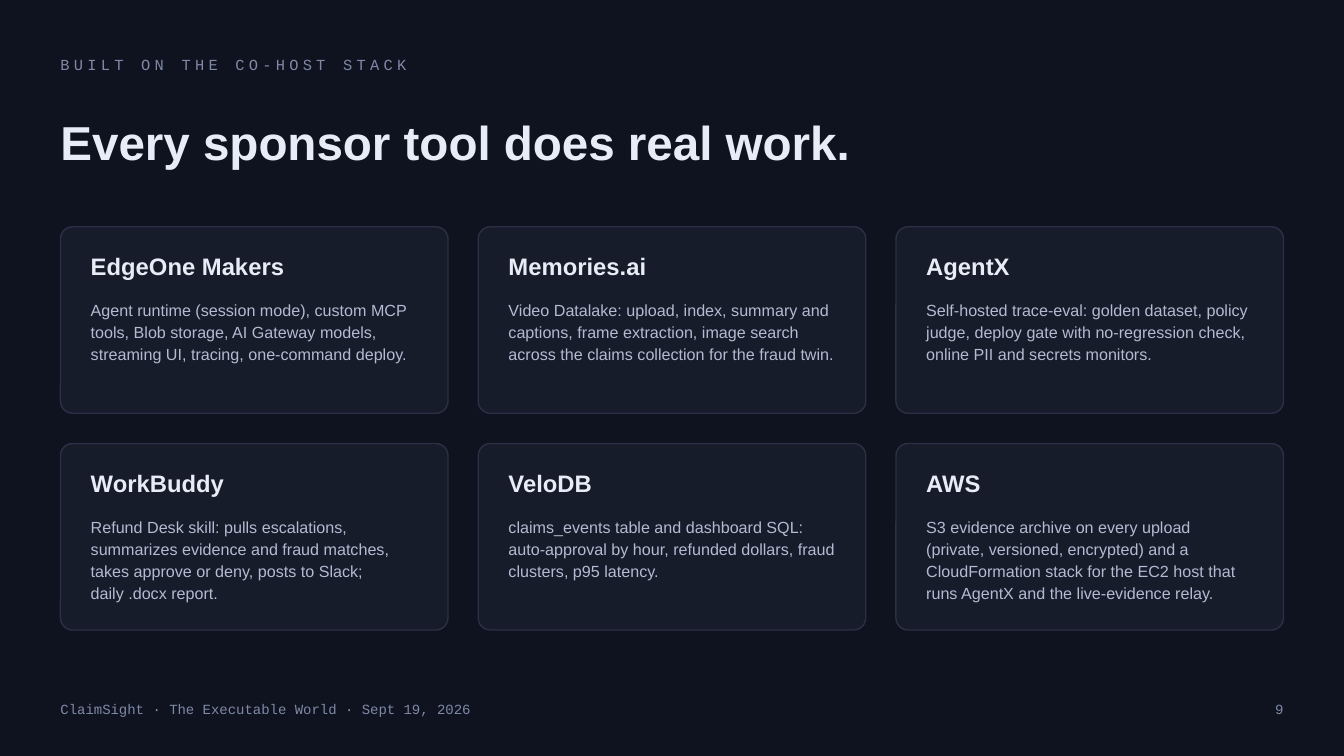
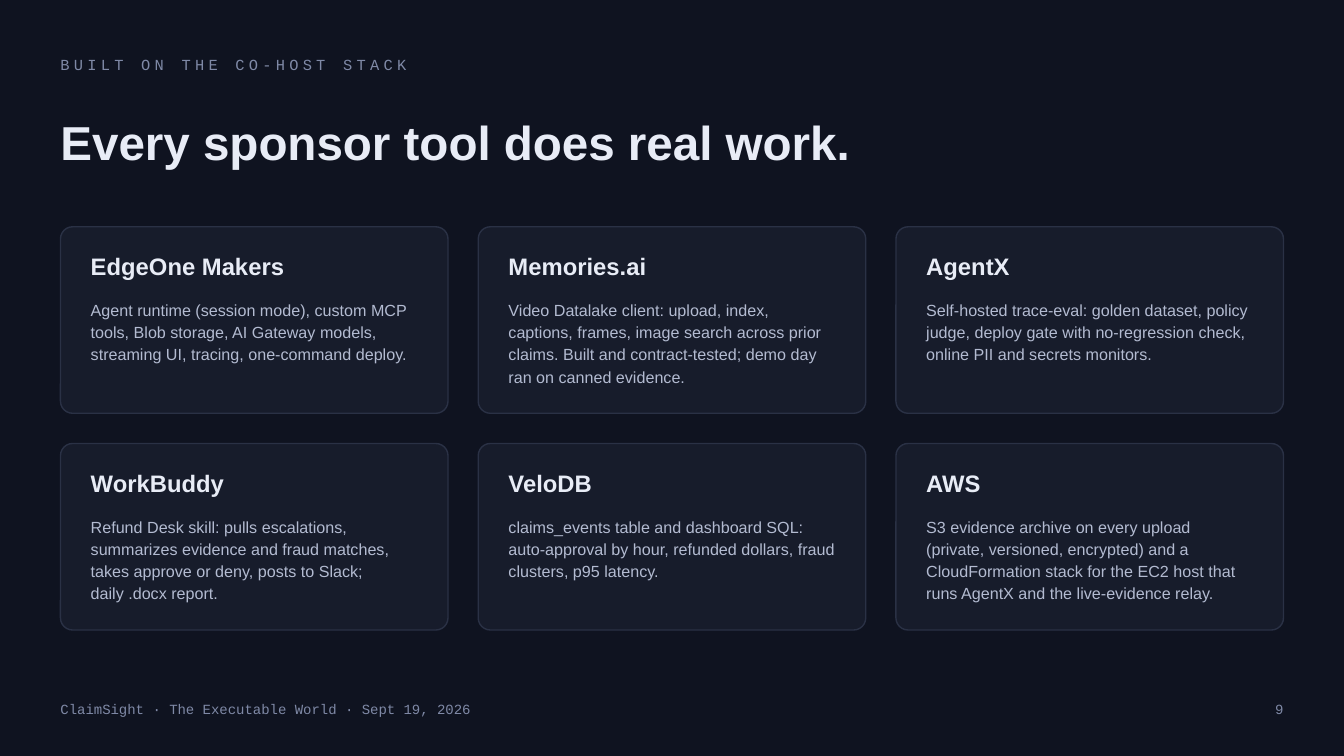
Before and after one commit to vnmoorthy/claimsight, a slide deck: slide 9 of docs/deck/ClaimSight-deck.pptx. Drawn at 1344x756 pixels with LibreOffice and Linux fonts; fonts in the diff are those of the drawing. Boxes give left, top, right and bottom in pixels: in the first picture for what was removed or moved away, otherwise in the second. Text is boxed around its words. In the diff, an @@ line names an element or a change of style, - is before the commit and + after.

```diff
--- a/docs/deck/ClaimSight-deck.pptx
+++ b/docs/deck/ClaimSight-deck.pptx
@@ text at <box>508,304,821,383</box>: text changed @@
-Video Datalake: upload, index, summary and captions, frame extraction, image search across the claims collection for the fraud twin.
+Video Datalake client: upload, index, captions, frames, image search across prior claims. Built and contract-tested; demo day ran on canned evidence.
```
Also in this commit, not shown: 4 other slides changed, 26 other files.
